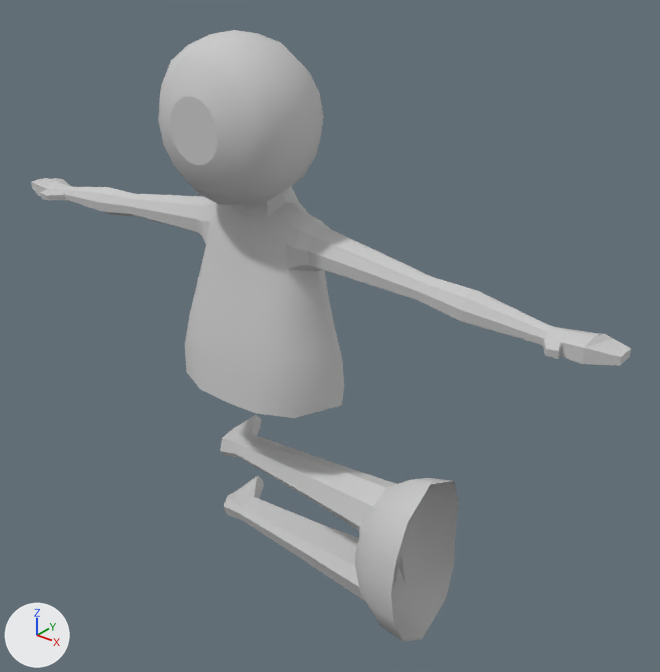
A saved change to the FBX model Assets/Resources/player.FBX.
Camera for both pictures: a 50 mm camera at (6.56, -7.04, 7.49) aimed at (0.61, 0.41, 2.88). The lights are fixed; the arrows at lower left show +X, +Y and +Z. Where no turn or scale is listed for an object, it has been applied to the vertices. Vertices at the same position are counted once.

The older version as bpy lines, for what is in view:
```python
me_mesh = bpy.data.meshes.new('Mesh')
me_mesh.from_pydata(...)  # 417 vertices, 826 faces; spans x -4.18..4.18, y -0.95..0.61, z 2.27..6.28
me_mesh.materials.append(mat_03___default)  # its picture is missing
me_mesh_001 = bpy.data.meshes.new('Mesh.001')
me_mesh_001.from_pydata(...)  # 155 vertices, 296 faces; spans x -24.1..27.7, y -26.6..91.1, z -43.5..43.5
me_mesh_001.materials.append(mat_03___default)  # its picture is missing
ob_box001 = bpy.data.objects.new('Box001', me_mesh)
ob_box001.location = (0.0, 0.0, 0.0)
ob_character_leg = bpy.data.objects.new('Character_Leg', me_mesh_001)
ob_character_leg.location = (0.0, 0.0, 0.68)
ob_character_leg.rotation_euler = (0.0, -3.142, -1.571)  # degrees (0, -180, -90)
ob_character_leg.scale = (0.0254, 0.0254, 0.0254)
```
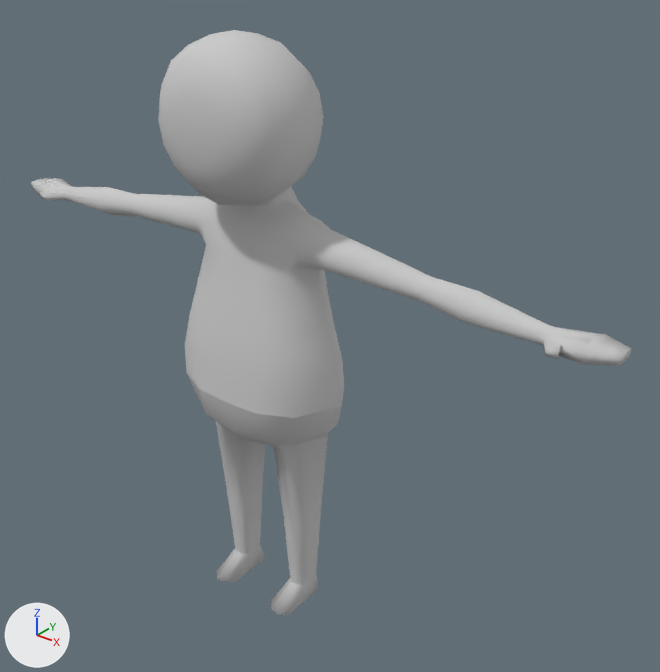
Where the change shows, as pixel boxes [x1, y1, x2, y2] in the pictures (660 x 672 px):
'Character_Leg', moved, turned: before [220, 415, 459, 641]; after [187, 374, 342, 615]

Edits to the bpy script that builds the scene:
```text
Change me_mesh:
    where me_mesh.from_pydata(...)  # 417 vertices, 826 faces; spans x -4.18..4.18, y -0.95..0.61, z 2.27..6.28
    used by ob_box001; location = (0.0, 0.0, 0.0)
    me_mesh part 1: its shading normals changed
Change ob_character_leg:
    ob_character_leg.location: (0.0, 0.0, 0.68) -> (0.0, 0.0, 0.0)
    ob_character_leg.rotation_euler: (0.0, -3.142, -1.571) -> (1.571, 0.0, -1.571)  # degrees (0, -180, -90) -> degrees (90, 0, -90)
```
